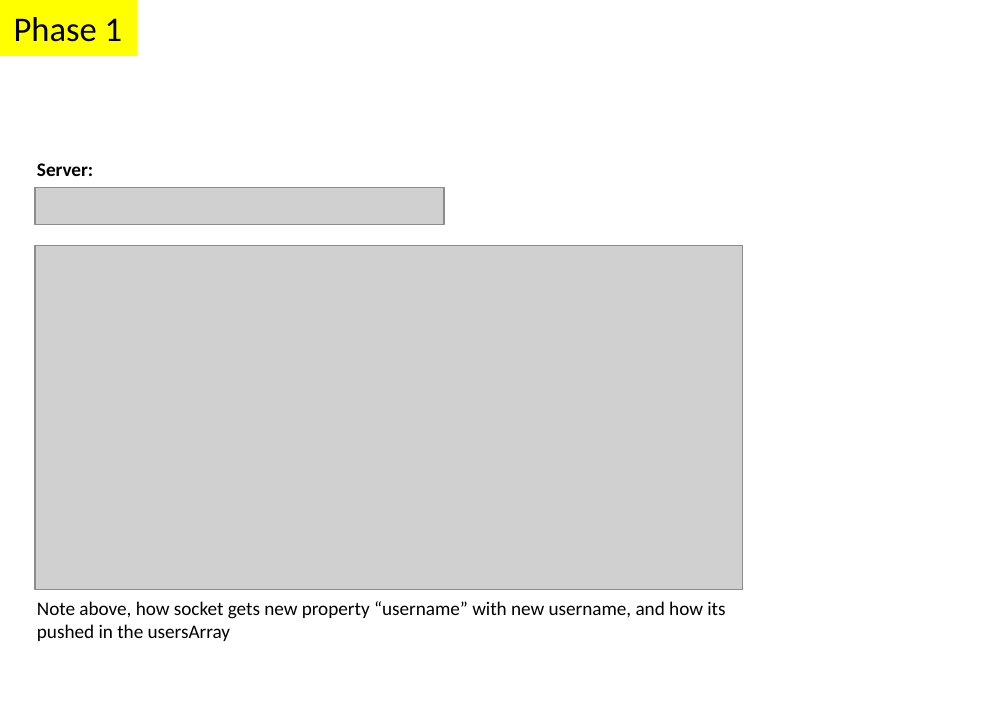
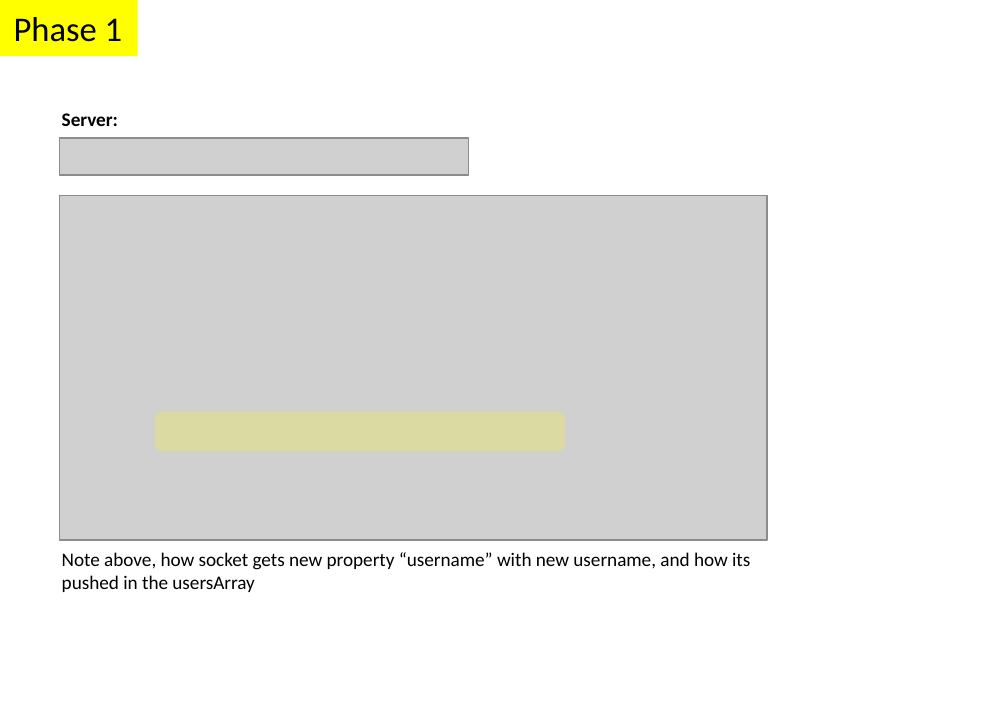
Before and after one commit to parthi2929/awesome-socket-io, a slide deck: slide 12 of Illustrations.pptx. Drawn at 1008x708 pixels with LibreOffice and Linux fonts; fonts in the diff are those of the drawing; grey boxes stand for pictures. Boxes give left, top, right and bottom in pixels: in the first picture for what was removed or moved away, otherwise in the second. Text is boxed around its words. In the diff, an @@ line names an element or a change of style, - is before the commit and + after.

```diff
--- a/Illustrations.pptx
+++ b/Illustrations.pptx
@@ 2 pictures, 2 texts moved together from (x1=35, y1=163, x2=742, y2=641) to (x1=60, y1=113, x2=767, y2=592) @@
@@ rounded rectangle added at (x1=155, y1=411, x2=565, y2=451), fill #FFFF00 at 22% opacity @@
```
Also in this commit, not shown: 1 other slide changed, 3 slides added, 7 other files.
